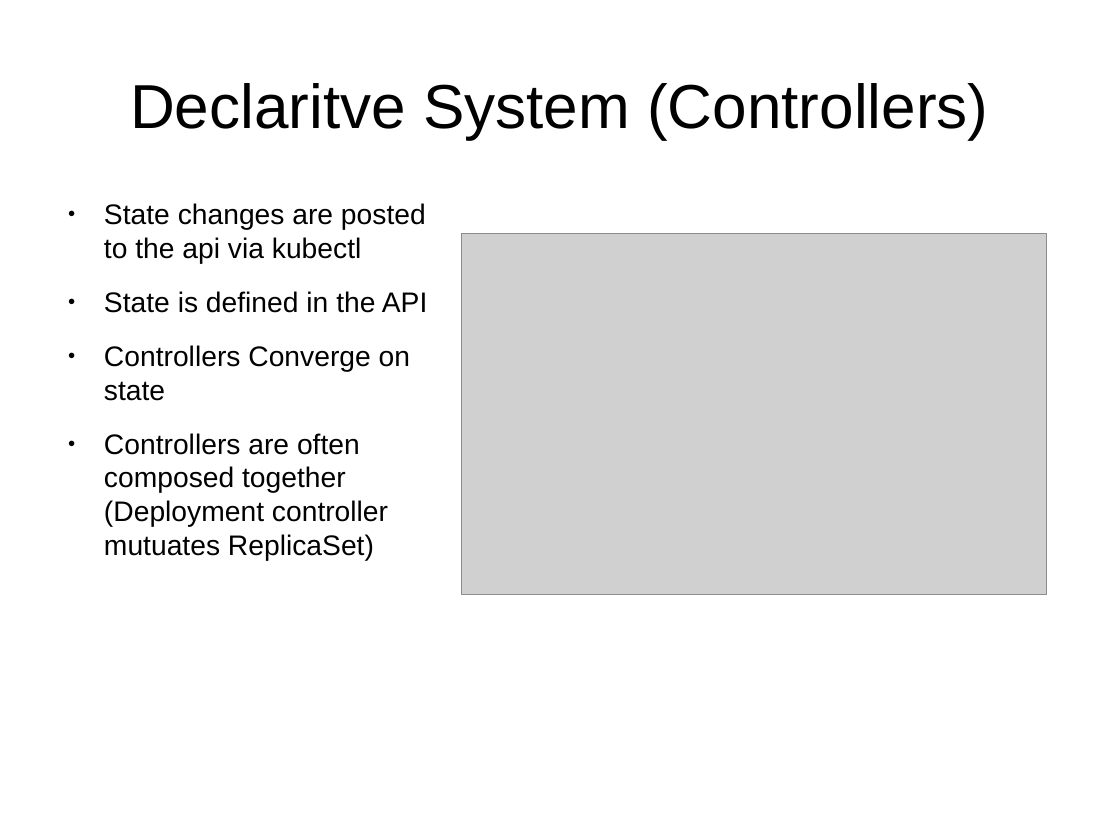
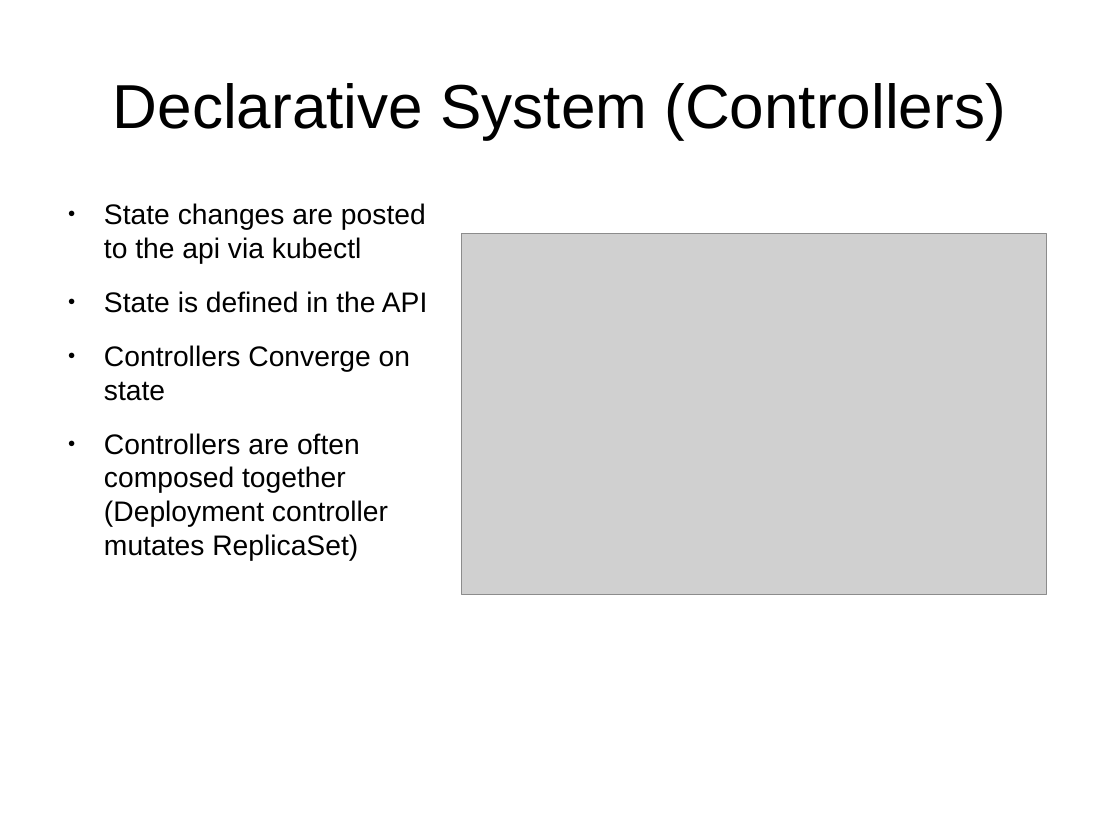
Before and after one commit to ajmaidak/qclug-kubernetes-presto, a slide deck: slide 7 of Kubernetes.odp. Drawn at 1120x840 pixels with LibreOffice and Linux fonts; fonts in the diff are those of the drawing; grey boxes stand for pictures. Boxes give left, top, right and bottom in pixels: in the first picture for what was removed or moved away, otherwise in the second. Text is boxed around its words. In the diff, an @@ line names an element or a change of style, - is before the commit and + after.

Commit message:
Spelling Updates

```diff
--- a/Kubernetes.odp
+++ b/Kubernetes.odp
@@ title at (113,83,1005,139): text changed @@
-Declaritve System (Controllers)
+Declarative System (Controllers)
@@ text at (104,433,388,561): text changed @@
-● Controllers are often composed together (Deployment controller mutuates ReplicaSet)
+● Controllers are often composed together (Deployment controller mutates ReplicaSet)
```
Also in this commit, not shown: 5 other slides changed.
